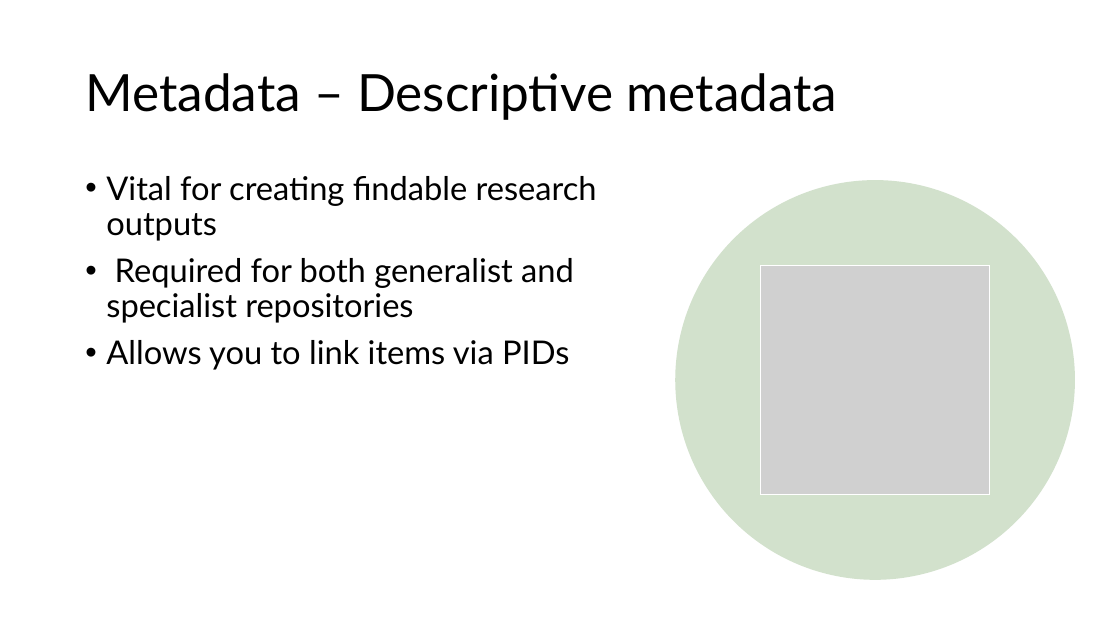
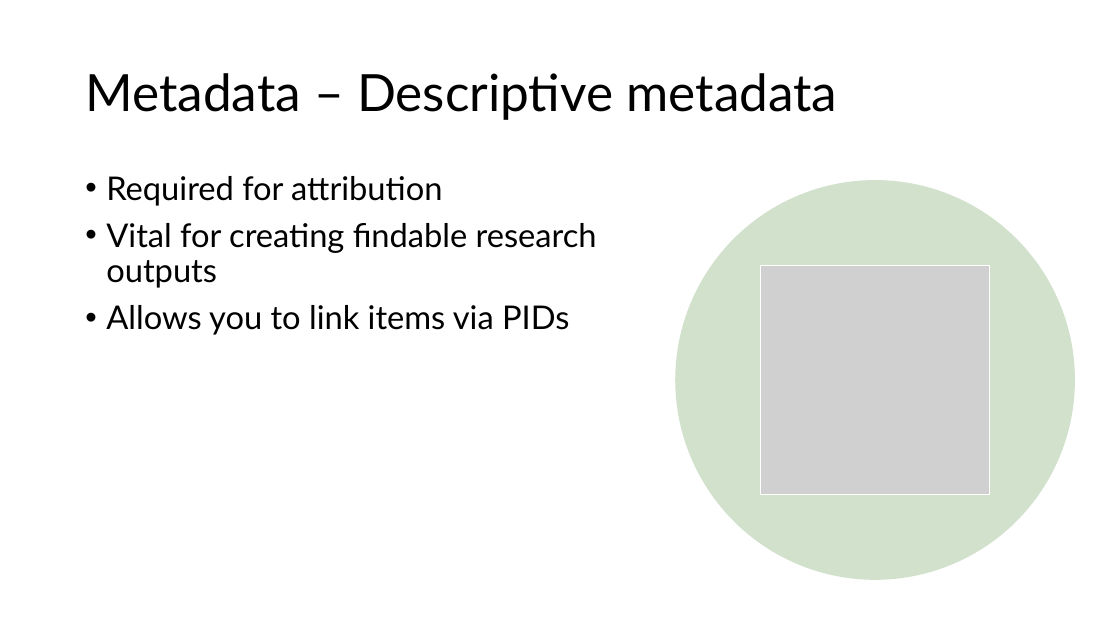
Before and after one commit to ecohealthalliance/building-blocks-of-reproducibility, a slide deck: slide 12 of talks/long_term_data_storage.pptx. Drawn at 1120x630 pixels with LibreOffice and Linux fonts; fonts in the diff are those of the drawing; grey boxes stand for pictures; background and template pictures are left out. Boxes give left, top, right and bottom in pixels: in the first picture for what was removed or moved away, otherwise in the second. Text is boxed around its words. In the diff, an @@ line names an element or a change of style, - is before the commit and + after.

```diff
--- a/talks/long_term_data_storage.pptx
+++ b/talks/long_term_data_storage.pptx
@@ text at [106, 176, 442, 206]: paragraph added @@
+• Required for attribution
@@ text at [106, 258, 574, 323]: paragraph removed @@
-• Required for both generalist and specialist repositories
```
Also in this commit, not shown: 10 other slides changed, 14 other files.
